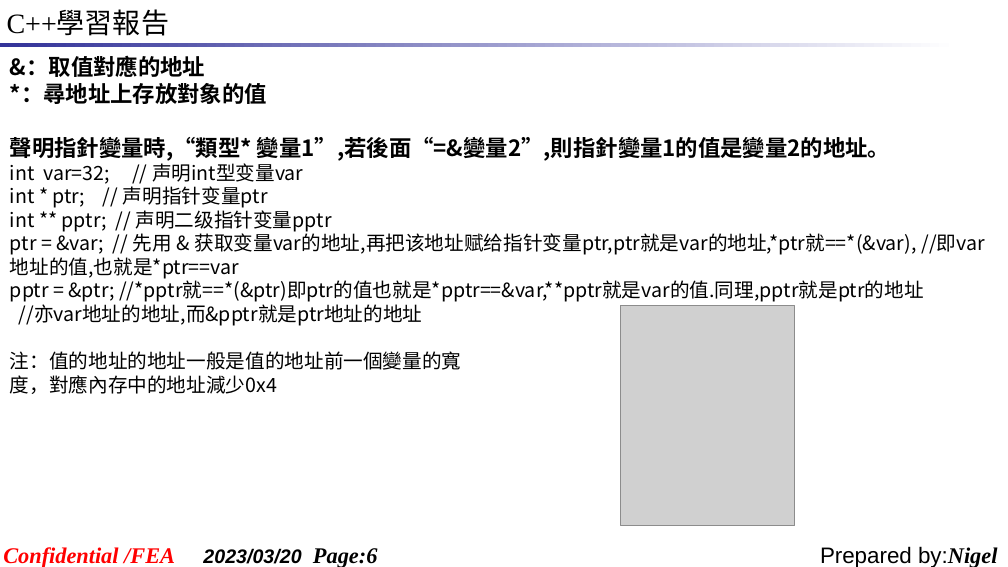
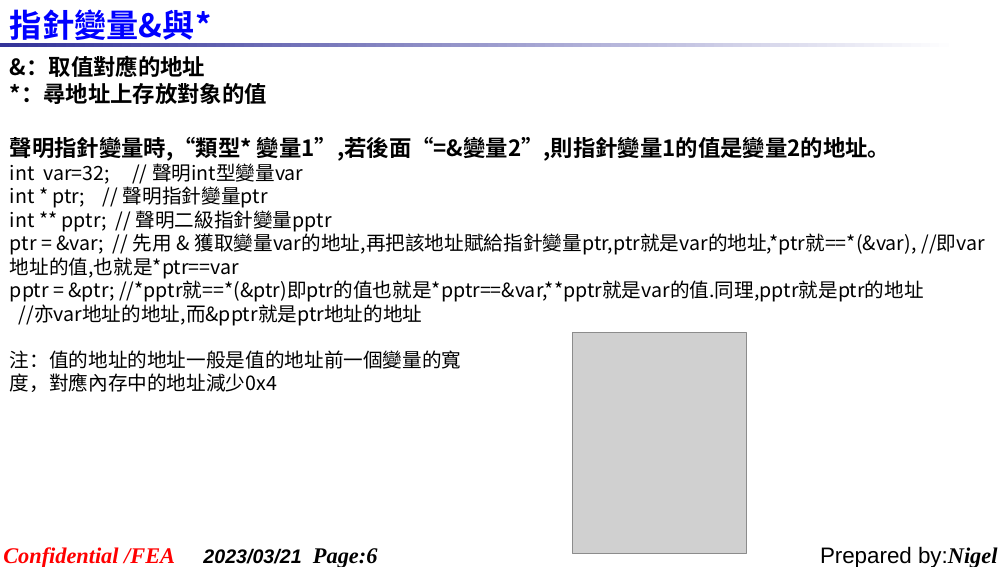
Before and after one commit to Shadow-ei/TEMP, a slide deck: slide 6 of 报告/C++學習報告_20230320.ppt. Drawn at 1008x567 pixels with LibreOffice and Linux fonts; fonts in the diff are those of the drawing; grey boxes stand for pictures; background and template pictures are left out. Boxes give left, top, right and bottom in pixels: in the first picture for what was removed or moved away, otherwise in the second. Text is boxed around its words. In the diff, an @@ line names an element or a change of style, - is before the commit and + after.

```diff
--- a/报告/C++學習報告_20230320.ppt
+++ b/报告/C++學習報告_20230320.ppt
@@ text removed at (x1=7, y1=11, x2=169, y2=36) @@
-C++學習報告
@@ text added at (x1=10, y1=9, x2=211, y2=46), 23 pt, text #0000FF, bold @@
+指針變量&與*
@@ text at (x1=10, y1=160, x2=985, y2=279): text changed @@
-int var=32; // 声明int型变量var
-int * ptr; // 声明指针变量ptr
-int ** pptr; // 声明二级指针变量pptr
-ptr = &var; // 先用 & 获取变量var的地址,再把该地址赋给指针变量ptr,ptr就是var的地址,*ptr就==*(&var), //即var地址的值,也就是*ptr==var
+int var=32; // 聲明int型變量var
+int * ptr; // 聲明指針變量ptr
+int ** pptr; // 聲明二級指針變量pptr
+ptr = &var; // 先用 & 獲取變量var的地址,再把該地址賦給指針變量ptr,ptr就是var的地址,*ptr就==*(&var), //即var地址的值,也就是*ptr==var
@@ picture moved from (x1=621, y1=305, x2=795, y2=526) to (x1=573, y1=333, x2=747, y2=553) @@
@@ text at (x1=203, y1=548, x2=377, y2=567): text changed @@
-2023/03/20 Page:6
+2023/03/21 Page:6
```
Also in this commit, not shown: 7 other slides changed, 10 slides added, 3 slides removed.
